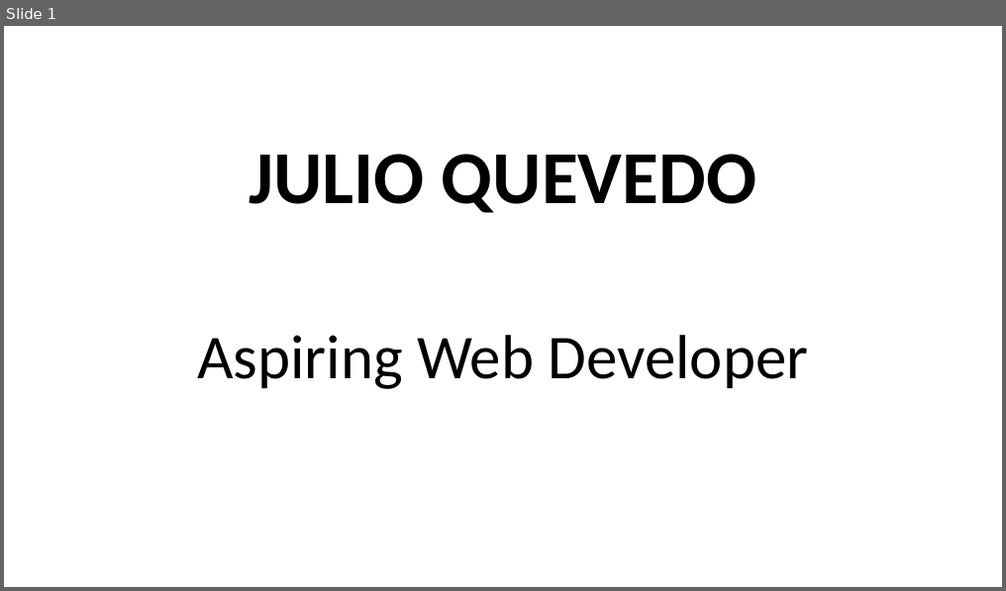
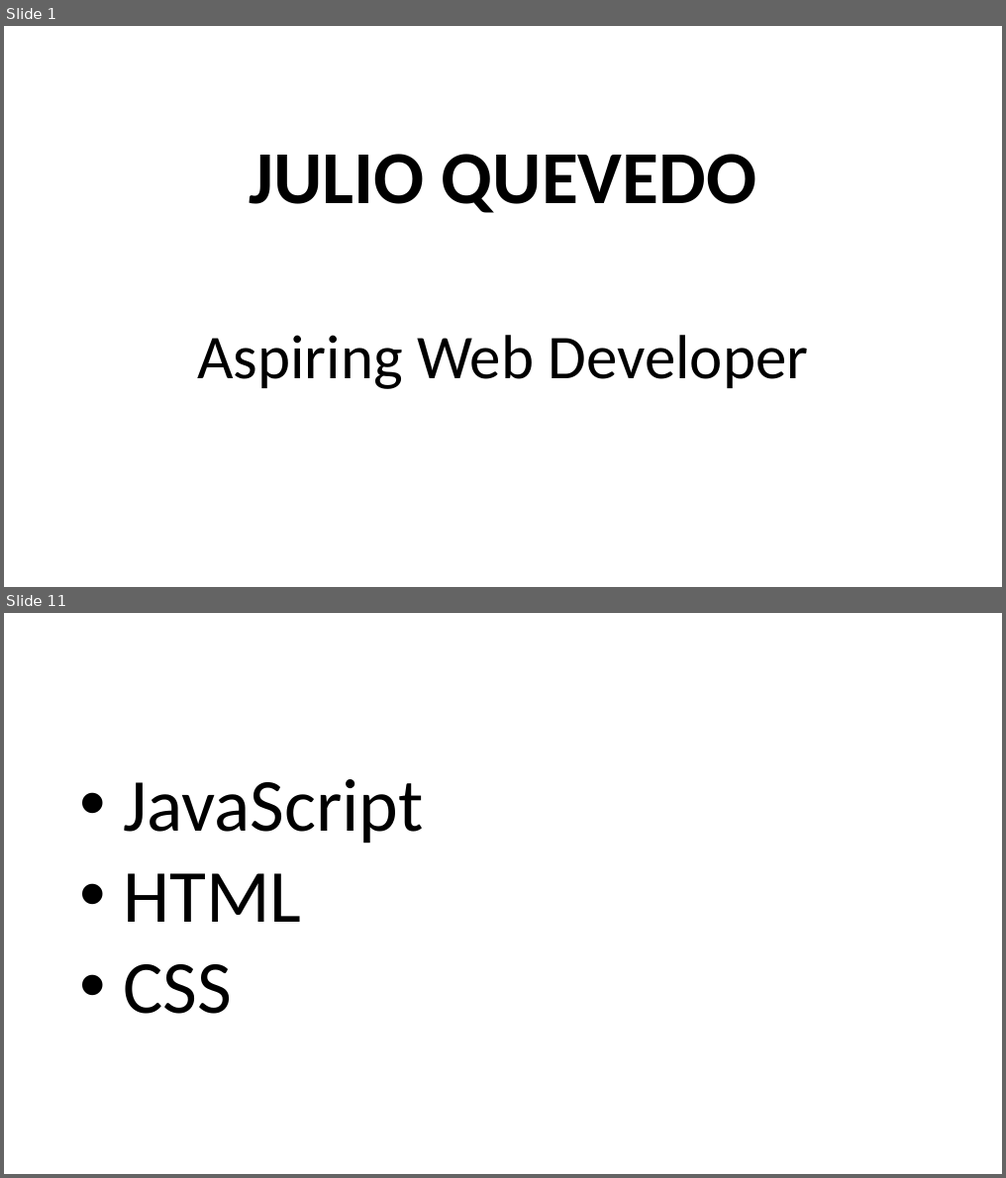
Before and after one commit to juliovquevedo/julio-personal-website, a slide deck: Week-1-Presentation.pptx. Shown one above the other, each under a label of ours: slide 1 before the commit, slides 1 and 11 after it; the slides between them are not shown. The pictures are 1006x591 and 1006x1178 pixels, drawn with LibreOffice and Linux fonts; fonts in the diff are those of the drawing. Boxes give left, top, right and bottom in pixels: in the first picture for what was removed or moved away, otherwise in the second. Text is boxed around its words. In the diff, an @@ line names an element or a change of style, - is before the commit and + after.

```diff
--- a/Week-1-Presentation.pptx
+++ b/Week-1-Presentation.pptx
@@ slide 11 added at (x1=4, y1=613, x2=1002, y2=1174), background #FFFFFF @@
@@ text added at (x1=123, y1=779, x2=423, y2=1014), 72 pt, text #000000 @@
+• JavaScript
+• HTML
+• CSS
```
Also in this commit, not shown: 8 other slides added, 1 other file.
